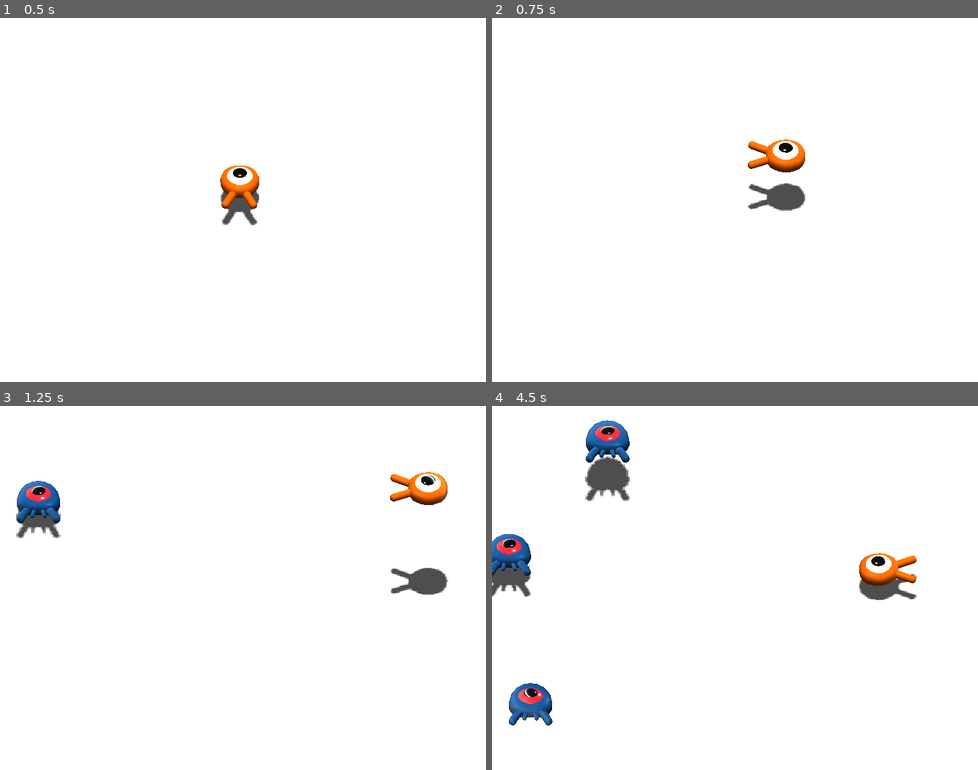
Above: before the commit, frames 1-4 (two rows, left to right).
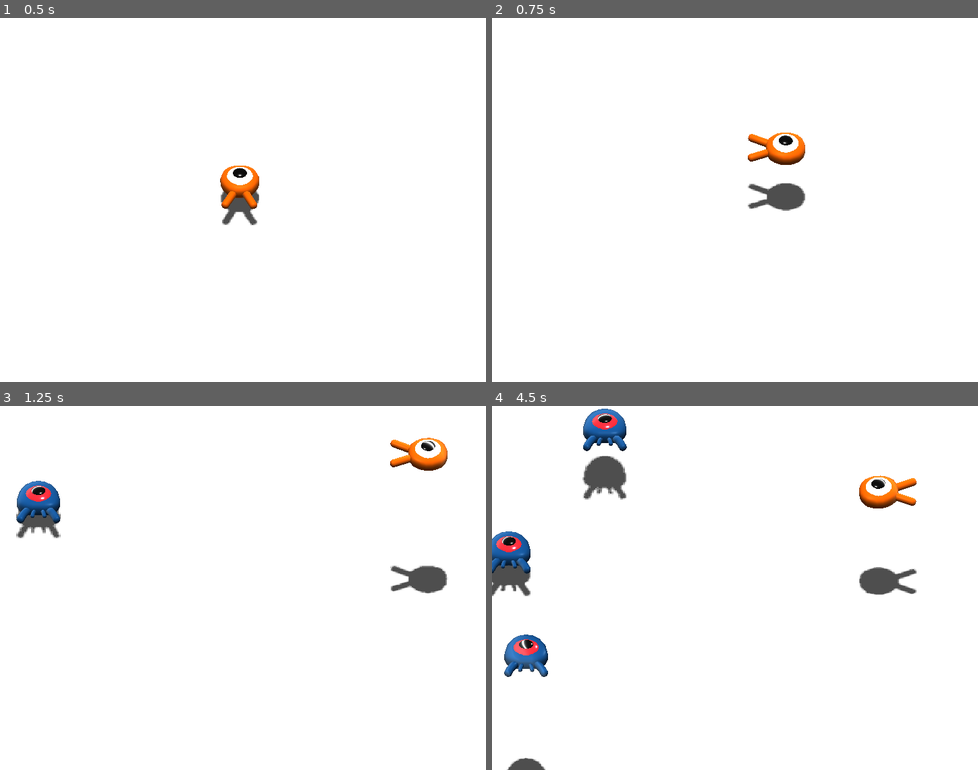
Above: after the commit, the same moments.

Repository: 1u1ucas/First3DProject
Game: Godot game, scene res://Main.tscn
Same seed, same stepped clock (60 frames per second), same inputs: the game is played once before the commit and once after it.
Inputs:
- Up to frame 1 (0.5 s): no input
- Up to frame 2 (0.75 s): tap Enter at 0.5 s; hold D (move_right) from 0.53 s (still down); tap Space (jump) at 0.6 s
- Up to frame 3 (1.25 s): keep holding D (move_right); tap Space (jump) at 0.77, 1.07 s
- Up to frame 4 (4.5 s): release D (move_right) at 1.28 s; hold S (move_back) 1.28-2.03 s; tap Space (jump) at 1.35, 1.52, 1.82, 2.1, 2.85, 3.02, 3.32, 3.6, 3.77, 4.07, 4.35 s; hold D (move_right) 2.03-2.78 s; hold W (move_forward) 2.78-3.53 s; hold A (move_left) from 3.53 s (still down)

Frame 1 is identical in both runs. In frame 2, 1.0% of the frame differs, in the area x 52-65%, y 31-53%; in frame 3, 1.5%; in frame 4, 5.1%, in the area x 0-88%, y 0-100%.

Commit message:
resolve kill bug

Diff:
--- a/Player.tscn
+++ b/Player.tscn
@@ -14,7 +14,6 @@
 collision_mask = 6
 script = ExtResource( 2 )
 fall_acceleration = 20
-jump_impulse = 16
 bounce_impulse = 75
 
 [node name="Pivot" type="Spatial" parent="."]
